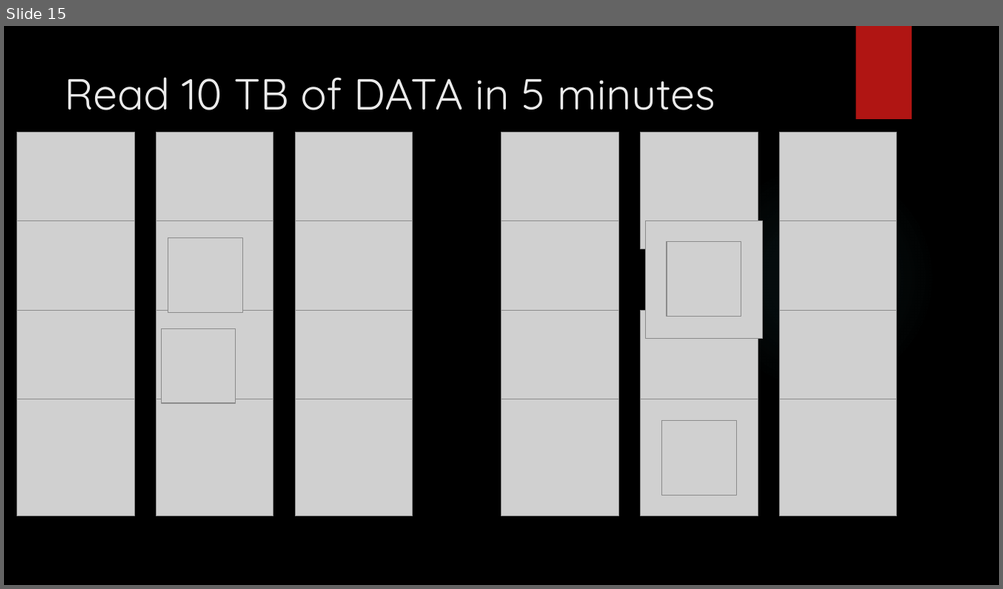
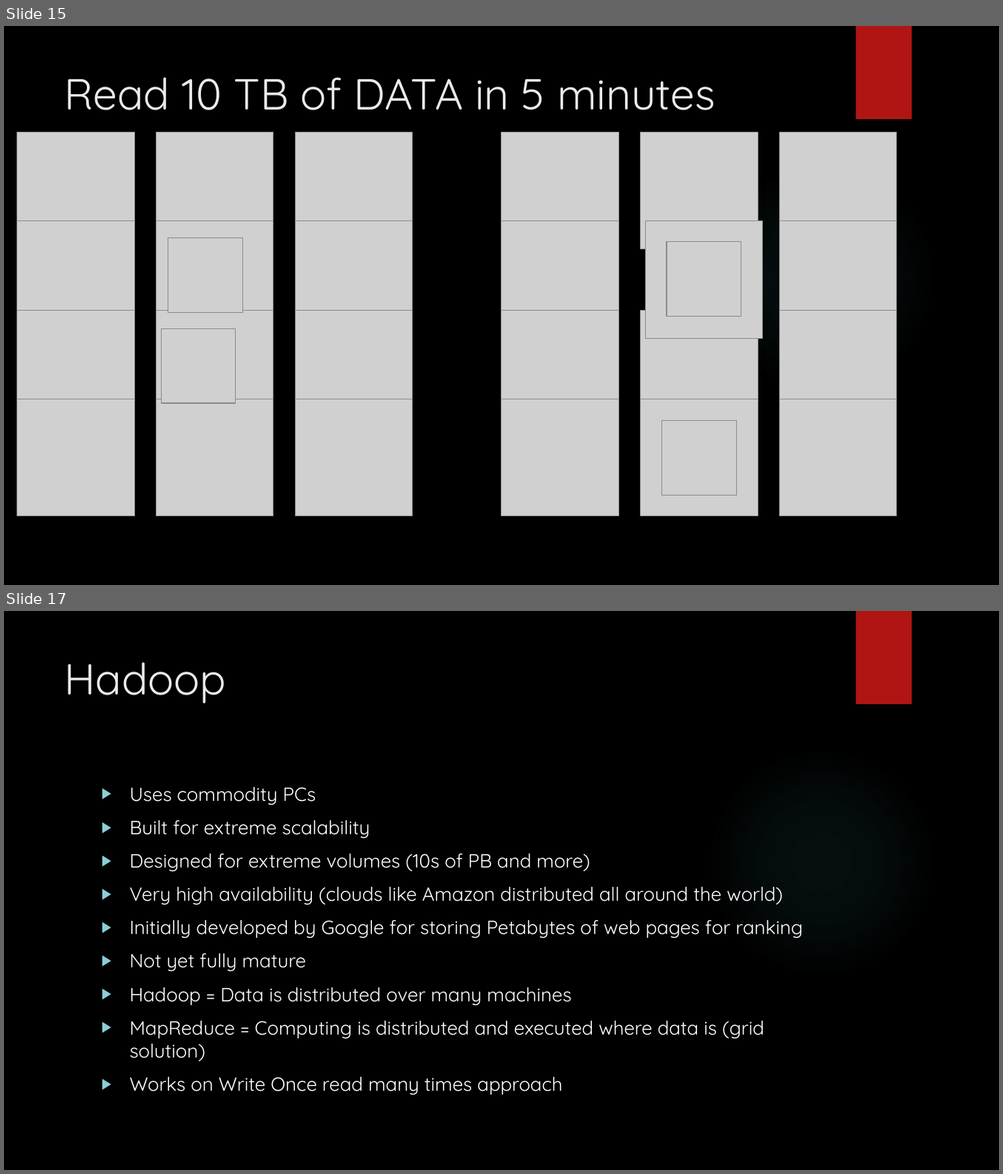
Before and after one commit to karthick1808/DW001, a slide deck: Bigdata.pptx. Shown one above the other, each under a label of ours: slide 15 before the commit, slides 15 and 17 after it; the slides between them are not shown. The pictures are 1003x589 and 1003x1174 pixels, drawn with LibreOffice and Linux fonts; fonts in the diff are those of the drawing; grey boxes stand for pictures; background and template pictures are left out. Boxes give left, top, right and bottom in pixels: in the first picture for what was removed or moved away, otherwise in the second. Text is boxed around its words. In the diff, an @@ line names an element or a change of style, - is before the commit and + after.

```diff
--- a/Bigdata.pptx
+++ b/Bigdata.pptx
@@ slide 17 added at box(4, 611, 999, 1170), background picture (left out); not listed: 2 template elements that a slide beside it also shows @@
@@ title added at box(64, 662, 225, 703), 42 pt, text #EBEBEB @@
+Hadoop
@@ text added at box(130, 787, 802, 1095), 18.5 pt, text #FFFFFF @@
+▶ Uses commodity PCs
+▶ Built for extreme scalability
+▶ Designed for extreme volumes (10s of PB and more)
+▶ Very high availability (clouds like Amazon distributed all around the world)
+▶ Initially developed by Google for storing Petabytes of web pages for ranking
+▶ Not yet fully mature
+▶ Hadoop = Data is distributed over many machines
+▶ MapReduce = Computing is distributed and executed where data is (grid solution)
+▶ Works on Write Once read many times approach
```
Also in this commit, not shown: 7 other slides added.
